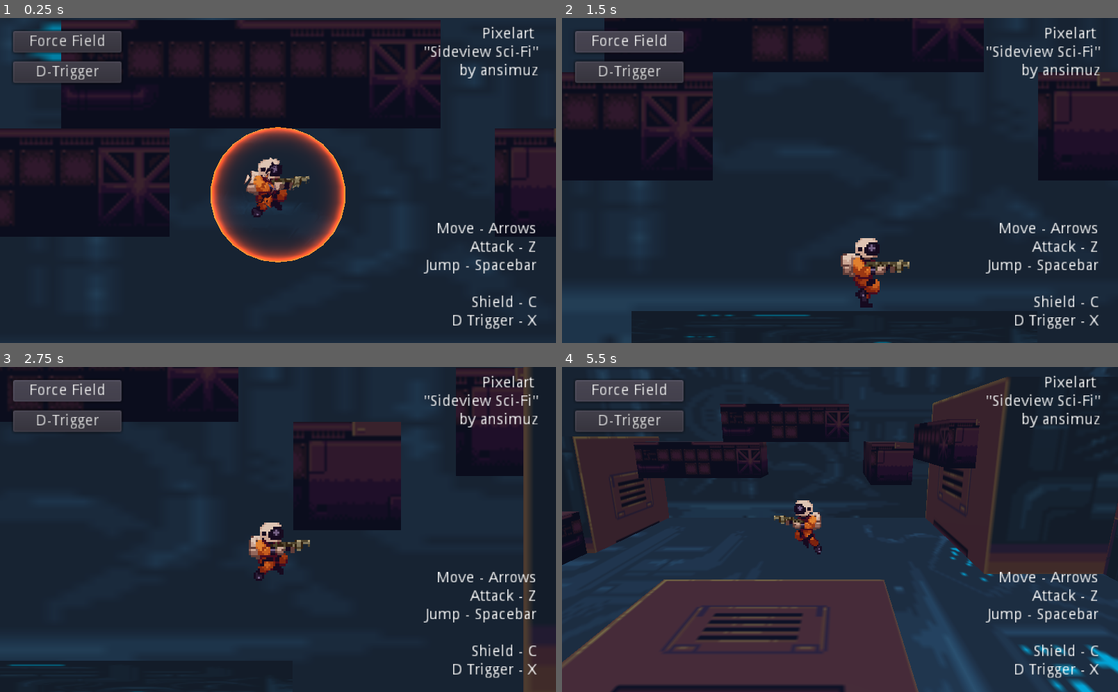
Above: before the commit, frames 1-4 (two rows, left to right).
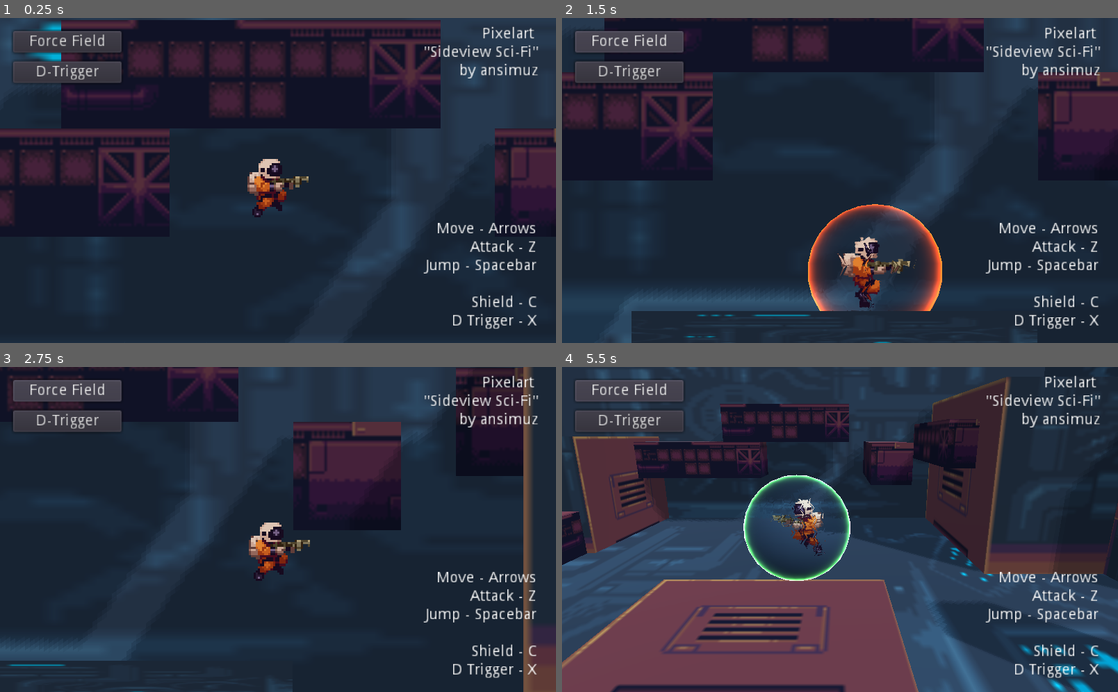
Above: after the commit, the same moments.

Repository: AlbertoLuviano/SHADER-Rim-Light
Game: Godot game, scene res://SpaceMarineShield.tscn
The game is run twice, just before and just after one commit, with the same random seed, the same clock (stepped at 60 frames per second) and the same inputs.
Inputs:
- Up to frame 1 (0.25 s): no input
- Up to frame 2 (1.5 s): click "Force Field" at 0.5 s; hold Right (Right) from 1.28 s (still down); hold Z (Attack) from 1.28 s (still down)
- Up to frame 3 (2.75 s): tap Space (Jump) at 1.52, 2.27 s; tap C (Shield) at 1.55, 2.1 s; release Right (Right) at 2.03 s; release Z (Attack) at 2.03 s; hold Down (Back) from 2.03 s (still down); tap Z (Attack) at 2.3 s
- Up to frame 4 (5.5 s): release Down (Back) at 2.78 s; hold Right (Right) 2.78-3.53 s; hold Z (Attack) 2.78-3.53 s; tap C (Shield) at 3.05, 4.35 s; hold Up (Forward) 3.53-4.28 s; tap X (DTrigger) at 3.6 s; tap Space (Jump) at 3.77, 4.52, 5.27 s; tap Z (Attack) at 3.8, 5.1 s; hold Left (Left) from 4.28 s (still down)

The runs differ from the first frame. In frame 1, 5.5% of the frame differs, in the area x 0-100%, y 0-76%; in frame 2, 4.6%; in frame 3, 3.0%; in frame 4, 38%, in the area x 0-100%, y 0-100%.

Commit message:
GODOT project updated: - Built-in RIM shader option added.

Diff:
--- a/GODOT - SpaceMarine Shield/Scripts/SpaceMarineMove.gd
+++ b/GODOT - SpaceMarine Shield/Scripts/SpaceMarineMove.gd
@@ -3,6 +3,7 @@
 onready var doJumpTimer = $doJump
 onready var animSprites = $Sprites
 onready var forceShieldNode = $ForceShield
+onready var forceShieldV2Node = $RimV2
 onready var cameraPointNode = get_node("/root/World/CameraPoint")
 onready var realCameraNode = get_node("/root/World/InterpolatedCamera")
 
@@ -75,7 +76,14 @@
 				cameraPointNode.translation.z)
 
 func _toogleShield():
-	forceShieldNode.visible = !forceShieldNode.visible
+	if !forceShieldNode.visible and !forceShieldV2Node.visible:
+		forceShieldNode.visible = true
+	elif forceShieldNode.visible and !forceShieldV2Node.visible:
+		forceShieldNode.visible = false
+		forceShieldV2Node.visible = true
+	elif !forceShieldNode.visible and forceShieldV2Node.visible:
+		forceShieldNode.visible = false
+		forceShieldV2Node.visible = false
 
 func _toogleD():
 	realCameraNode.projection = 1 if realCameraNode.projection == 0 else 0
--- a/GODOT - SpaceMarine Shield/SpaceMarineShield.tscn
+++ b/GODOT - SpaceMarine Shield/SpaceMarineShield.tscn
@@ -24,6 +24,7 @@
 [ext_resource path="res://Scripts/SpaceMarineMove.gd" type="Script" id=22]
 [ext_resource path="res://Sprites/SpaceMarine/Box02.fbx" type="PackedScene" id=23]
 [ext_resource path="res://Sprites/SpaceMarine/Box03.fbx" type="PackedScene" id=24]
+[ext_resource path="res://Sprites/SpaceMarine/RimV2Material.tres" type="Material" id=25]
 
 [sub_resource type="CapsuleShape" id=1]
 radius = 0.398894
@@ -36,15 +37,15 @@
 "name": "Run",
 "speed": 12.0
 }, {
+"frames": [ ExtResource( 15 ), ExtResource( 16 ) ],
+"loop": true,
+"name": "Attack",
+"speed": 16.0
+}, {
 "frames": [ ExtResource( 2 ), ExtResource( 4 ), ExtResource( 3 ), ExtResource( 1 ) ],
 "loop": true,
 "name": "Idle",
 "speed": 2.0
-}, {
-"frames": [ ExtResource( 15 ), ExtResource( 16 ) ],
-"loop": true,
-"name": "Attack",
-"speed": 16.0
 }, {
 "frames": [ ExtResource( 19 ) ],
 "loop": true,
@@ -63,28 +64,34 @@
 radial_segments = 24
 rings = 12
 
-[sub_resource type="BoxShape" id=4]
+[sub_resource type="BoxShape" id=6]
 extents = Vector3( 15, 1, 15 )
 
-[sub_resource type="PlaneMesh" id=5]
+[sub_resource type="PlaneMesh" id=7]
 size = Vector2( 30, 30 )
 subdivide_width = 20
 
-[sub_resource type="SpatialMaterial" id=6]
+[sub_resource type="SpatialMaterial" id=8]
 albedo_texture = ExtResource( 21 )
 
-[sub_resource type="BoxShape" id=7]
+[sub_resource type="BoxShape" id=9]
 extents = Vector3( 15, 0.1, 15 )
 
-[sub_resource type="BoxShape" id=8]
+[sub_resource type="BoxShape" id=10]
 extents = Vector3( 1.5, 2, 2.5 )
 
-[sub_resource type="BoxShape" id=9]
+[sub_resource type="BoxShape" id=11]
 extents = Vector3( 3.5, 1, 1 )
 
-[sub_resource type="BoxShape" id=10]
+[sub_resource type="BoxShape" id=12]
 
 [node name="World" type="Node"]
+
+[node name="DirectionalLight" type="DirectionalLight" parent="."]
+transform = Transform( 0.707107, -0.5, 0.5, 0, 0.707107, 0.707107, -0.707107, -0.5, 0.5, 0, 10, 0 )
+light_color = Color( 0.976471, 0.937255, 0.878431, 1 )
+light_energy = 0.5
+shadow_enabled = true
 
 [node name="UI" type="Control" parent="."]
 anchor_right = 1.0
@@ -192,8 +199,18 @@
 frame = 2
 
 [node name="ForceShield" type="MeshInstance" parent="SpaceMarineKB"]
+visible = false
 mesh = SubResource( 3 )
 material/0 = ExtResource( 17 )
+
+[node name="RimV2" type="MeshInstance" parent="SpaceMarineKB"]
+visible = false
+mesh = SubResource( 3 )
+material/0 = ExtResource( 25 )
+
+[node name="OmniLight" type="OmniLight" parent="SpaceMarineKB/RimV2"]
+light_color = Color( 0, 1, 0.0156863, 1 )
+omni_range = 0.1
 
 [node name="doJump" type="Timer" parent="SpaceMarineKB"]
 wait_time = 0.1
@@ -207,56 +224,56 @@
 transform = Transform( 1, 0, 0, 0, 1, 0, 0, 0, 1, 0, -1, 0 )
 
 [node name="CollisionShape" type="CollisionShape" parent="Blocks/Bounds/Floor"]
-shape = SubResource( 4 )
+shape = SubResource( 6 )
 
 [node name="Floor" type="MeshInstance" parent="Blocks/Bounds/Floor"]
 transform = Transform( 1, 0, 0, 0, 1, 0, 0, 0, 1, 0, 1, 0 )
-mesh = SubResource( 5 )
-material/0 = SubResource( 6 )
+mesh = SubResource( 7 )
+material/0 = SubResource( 8 )
 
 [node name="Wall01" type="StaticBody" parent="Blocks/Bounds"]
 transform = Transform( 2.65431e-14, -1.62921e-07, -1, -1, -1.62921e-07, 0, -1.62921e-07, 1, -1.62921e-07, 0, 0, -15 )
 
 [node name="CollisionShape" type="CollisionShape" parent="Blocks/Bounds/Wall01"]
-shape = SubResource( 7 )
+shape = SubResource( 9 )
 
 [node name="Floor" type="MeshInstance" parent="Blocks/Bounds/Wall01"]
 transform = Transform( 1, 0, 0, 0, 1, 0, 0, 0, 1, -2.27374e-13, 0.1, -2.27374e-13 )
-mesh = SubResource( 5 )
-material/0 = SubResource( 6 )
+mesh = SubResource( 7 )
+material/0 = SubResource( 8 )
 
 [node name="Wall02" type="StaticBody" parent="Blocks/Bounds"]
 transform = Transform( 2.65431e-14, -1.62921e-07, 1, -1, -1.62921e-07, 0, 1.62921e-07, -1, -1.62921e-07, 0, 0, 15 )
 
 [node name="CollisionShape" type="CollisionShape" parent="Blocks/Bounds/Wall02"]
-shape = SubResource( 7 )
+shape = SubResource( 9 )
 
 [node name="Floor" type="MeshInstance" parent="Blocks/Bounds/Wall02"]
 transform = Transform( 1, 0, 0, 0, 1, 0, 0, 0, 1, -2.27374e-13, 0.1, 2.27374e-13 )
-mesh = SubResource( 5 )
-material/0 = SubResource( 6 )
+mesh = SubResource( 7 )
+material/0 = SubResource( 8 )
 
 [node name="Wall03" type="StaticBody" parent="Blocks/Bounds"]
 transform = Transform( -1.62921e-07, 1, 0, -1, -1.62921e-07, 0, 0, 0, 1, -15, 0, 0 )
 
 [node name="CollisionShape" type="CollisionShape" parent="Blocks/Bounds/Wall03"]
-shape = SubResource( 7 )
+shape = SubResource( 9 )
 
 [node name="Floor" type="MeshInstance" parent="Blocks/Bounds/Wall03"]
 transform = Transform( 1, 0, 0, 0, 1, 0, 0, 0, 1, 0, 0.1, 0 )
-mesh = SubResource( 5 )
-material/0 = SubResource( 6 )
+mesh = SubResource( 7 )
+material/0 = SubResource( 8 )
 
 [node name="Wall04" type="StaticBody" parent="Blocks/Bounds"]
 transform = Transform( -1.62921e-07, -1, 0, 1, -1.62921e-07, 0, 0, 0, 1, 15, 0, 0 )
 
 [node name="CollisionShape" type="CollisionShape" parent="Blocks/Bounds/Wall04"]
-shape = SubResource( 7 )
+shape = SubResource( 9 )
 
 [node name="Floor" type="MeshInstance" parent="Blocks/Bounds/Wall04"]
-transform = Transform( 1, 0, 0, 0, 1, 0, 0, 0, 1, 0, 0.1, 0 )
-mesh = SubResource( 5 )
-material/0 = SubResource( 6 )
+transform = Transform( 1, 0, 0, 0, 1, 0, 0, 0, 1, 2.27374e-13, 0.1, 0 )
+mesh = SubResource( 7 )
+material/0 = SubResource( 8 )
 
 [node name="BoxModel01" type="Spatial" parent="Blocks"]
 
--- /dev/null
+++ b/GODOT - SpaceMarine Shield/Sprites/SpaceMarine/RimV2Code.shader
@@ -0,0 +1,16 @@
+shader_type spatial;
+render_mode cull_back;
+
+uniform sampler2D normalMap : hint_normal;
+uniform float normalStrength : hint_range(0.0, 1.0);
+uniform vec2 normalTiling = vec2(1.0, 1.0);
+uniform vec2 normalOffset = vec2(0.0, 0.0);
+uniform float rimWidth : hint_range(0.0, 1.0) = 0.5;
+
+void fragment(){
+vec2 uvModifier = (texture(normalMap, (UV * normalTiling) + (normalOffset * TIME)).xy * normalStrength) - normalStrength * 0.5;
+vec3 color = texture(SCREEN_TEXTURE, SCREEN_UV + uvModifier).rgb;
+ROUGHNESS = rimWidth; //Play with this value
+RIM = 1.0;
+ALBEDO = color;
+}
--- /dev/null
+++ b/GODOT - SpaceMarine Shield/Sprites/SpaceMarine/RimV2Material.tres
@@ -0,0 +1,12 @@
+[gd_resource type="ShaderMaterial" load_steps=3 format=2]
+
+[ext_resource path="res://Sprites/SpaceMarine/HoneyNormal.jpg" type="Texture" id=1]
+[ext_resource path="res://Sprites/SpaceMarine/RimV2Code.shader" type="Shader" id=2]
+
+[resource]
+shader = ExtResource( 2 )
+shader_param/normalStrength = 0.15
+shader_param/normalTiling = Vector2( 4, 2 )
+shader_param/normalOffset = Vector2( 0.1, 0.1 )
+shader_param/rimWidth = 0.6
+shader_param/normalMap = ExtResource( 1 )
Not shown: 15 places in GODOT - SpaceMarine Shield/SpaceMarineShield.tscn that only renumber resources
Not shown, added: GODOT - SpaceMarine Shield/export_presets.cfg
